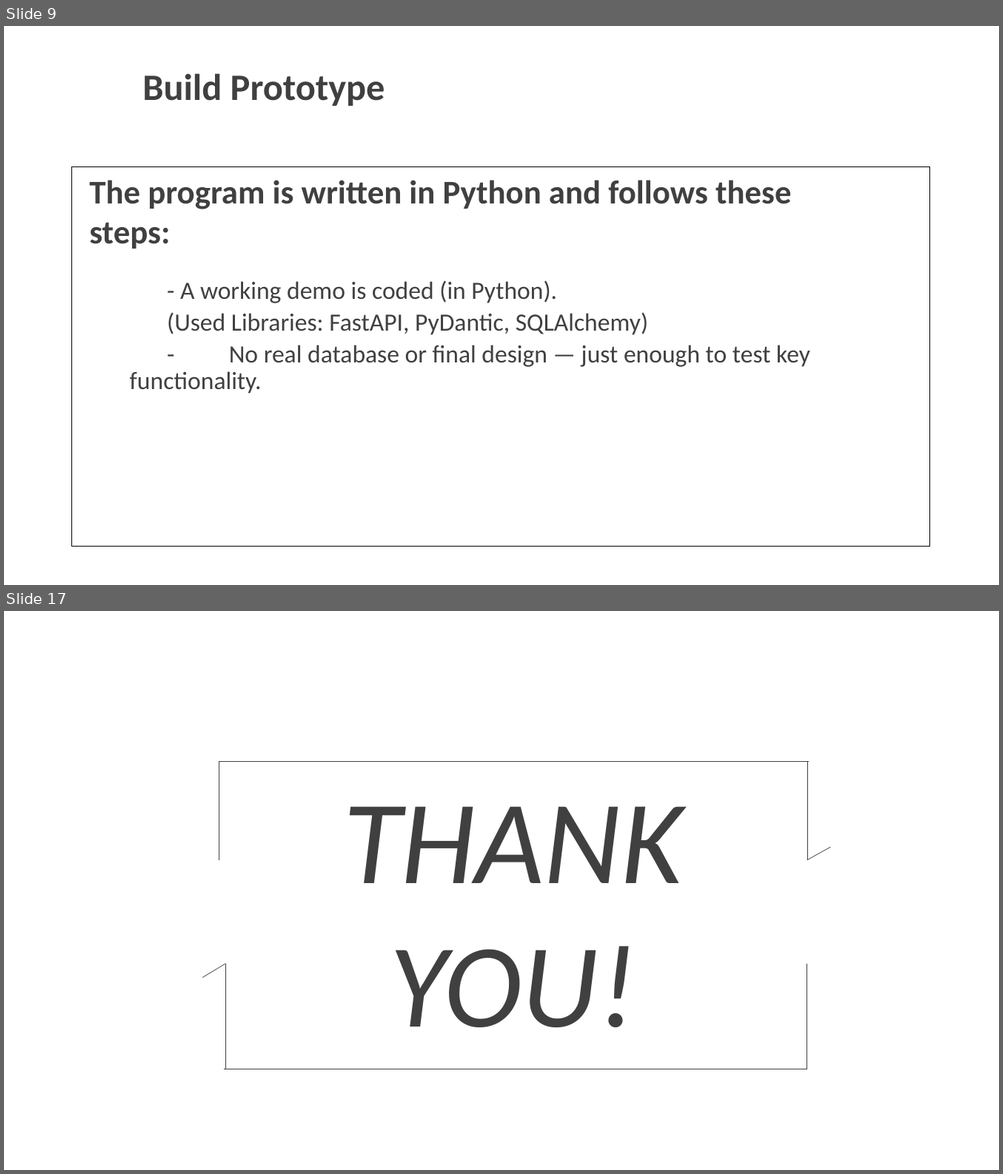
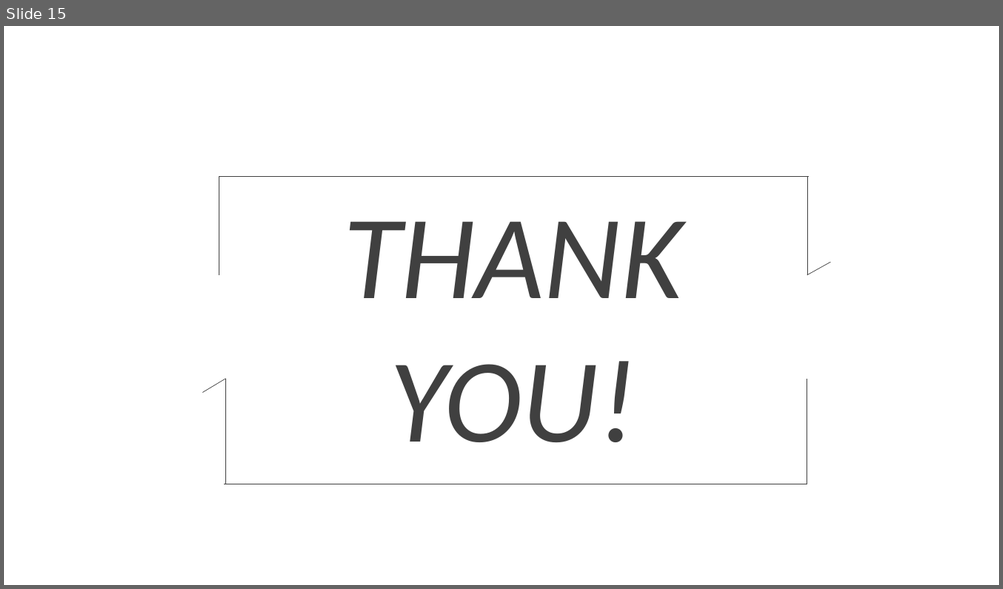
Before and after one commit to McLight-Note/Web-Server-Programming, a slide deck: Mid-term.pptx. Shown one above the other, each under a label of ours: slides 9 and 17 before the commit, slide 15 after it; the slides between them are not shown. The pictures are 1003x1174 and 1003x589 pixels, drawn with LibreOffice and Linux fonts; fonts in the diff are those of the drawing; background and template pictures are left out. Boxes give left, top, right and bottom in pixels: in the first picture for what was removed or moved away, otherwise in the second. Text is boxed around its words. In the diff, an @@ line names an element or a change of style, - is before the commit and + after.

```diff
--- a/Mid-term.pptx
+++ b/Mid-term.pptx
@@ slide 9 removed at <box>4,26,999,585</box>, background picture (left out) @@
@@ text removed at <box>142,73,385,106</box> @@
-Build Prototype
@@ rectangle removed at <box>72,167,930,547</box> @@
@@ text removed at <box>89,180,791,249</box> @@
-The program is written in Python and follows these steps:
@@ text removed at <box>130,281,810,394</box> @@
-  - A working demo is coded (in Python).
-  (Used Libraries: FastAPI, PyDantic, SQLAlchemy)
-  - No real database or final design — just enough to test key functionality.
@@ what was slide 17 is now slide 15 @@
```
Also in this commit, not shown: 1 slide changed, 7 slides added, 8 other slides removed, 3 other files.
